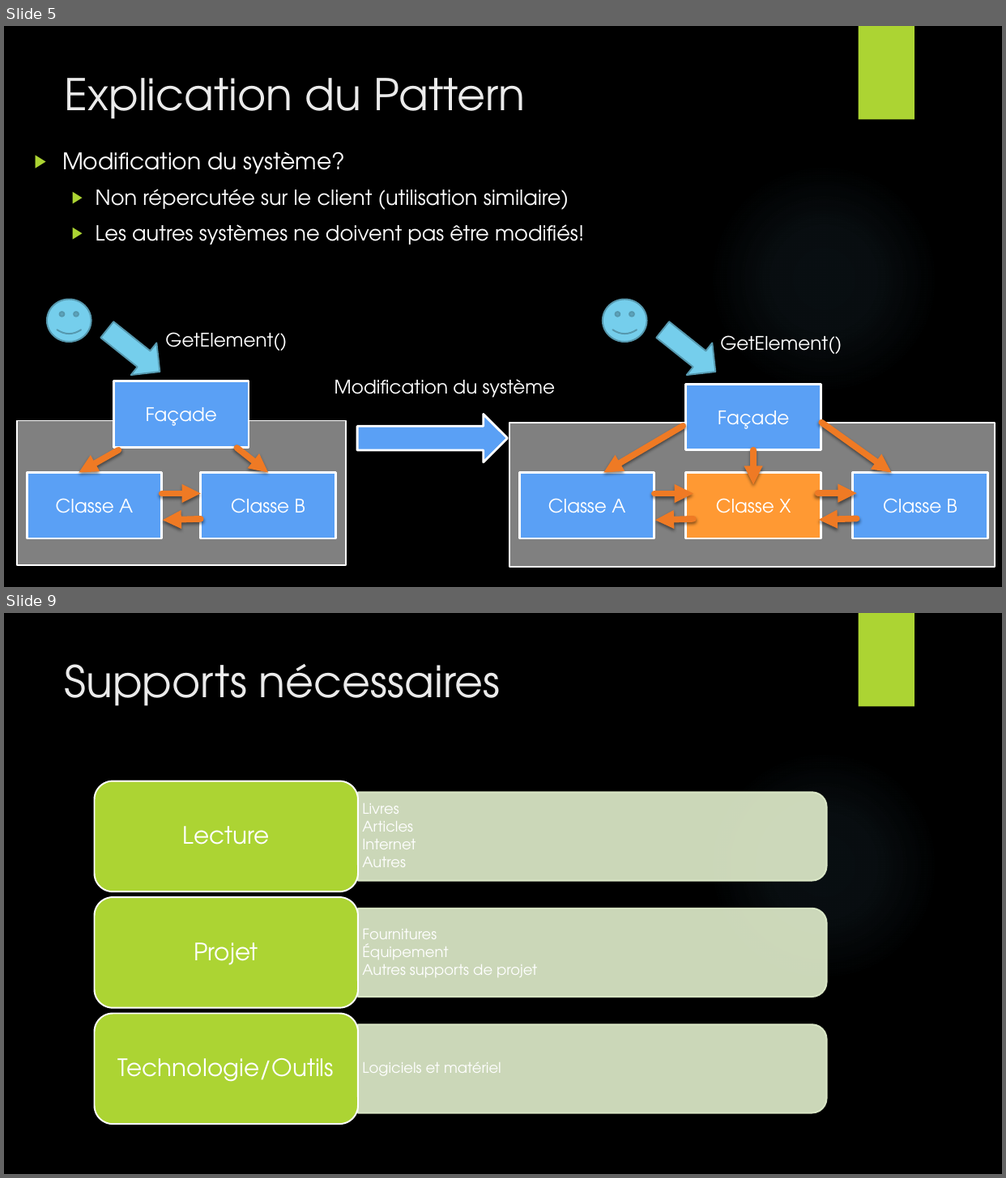
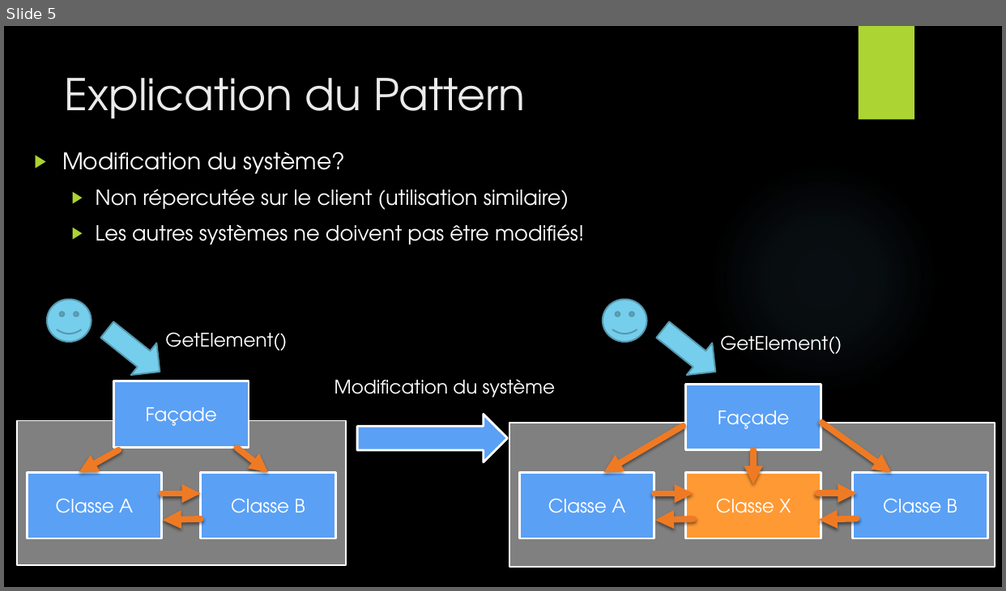
Before and after one commit to PlumpMath/DesignPatternFacade, a slide deck: presentation.pptx. Shown one above the other, each under a label of ours: slides 5 and 9 before the commit, slide 5 after it; the slides between them are not shown. The pictures are 1006x1178 and 1006x591 pixels, drawn with LibreOffice and Linux fonts; fonts in the diff are those of the drawing; background and template pictures are left out. Boxes give left, top, right and bottom in pixels: in the first picture for what was removed or moved away, otherwise in the second. Text is boxed around its words. In the diff, an @@ line names an element or a change of style, - is before the commit and + after.

```diff
--- a/presentation.pptx
+++ b/presentation.pptx
@@ slide 9 removed at (x1=4, y1=613, x2=1002, y2=1174), background picture (left out); not listed: 2 template elements that a slide beside it also shows @@
@@ title removed at (x1=65, y1=664, x2=501, y2=706) @@
-Supports nécessaires
@@ group removed at (x1=95, y1=781, x2=827, y2=1124): 6 texts, 3 round same rects, 3 rounded rectangles @@
-  Livres
-  Articles
-  Internet
-  Autres
-Lecture
-  Fournitures
-  Équipement
-  Autres supports de projet
-Projet
-  Logiciels et matériel
-Technologie/Outils
```
Also in this commit, not shown: 2 slides changed, 2 slides added, 6 other slides removed, 2 other files.
